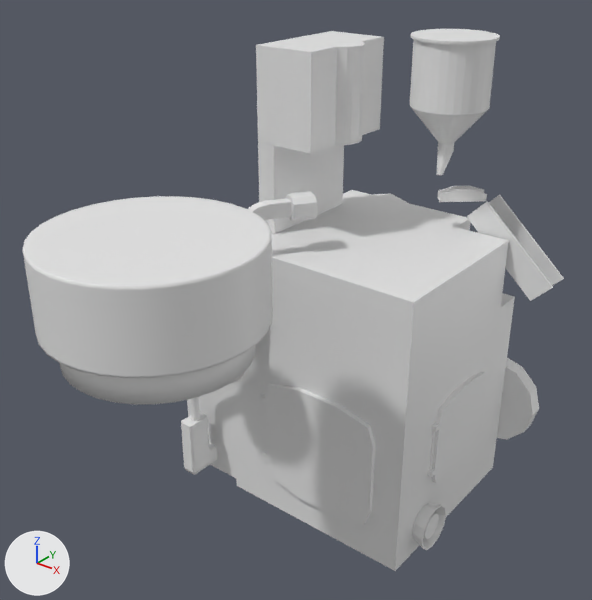
Two versions of the glTF model assets/TablettenpressmaschineAni.gltf, one commit apart.
Camera for both pictures: a 50 mm camera at (3.91, -6.12, 5.63) aimed at (-0.21, -0.97, 2.44). The lights are fixed; the arrows at lower left show +X, +Y and +Z. Where no turn or scale is listed for an object, it has been applied to the vertices.

Objects in the first picture: 'Bestückung', 'Cube', 'Cube.001', 'Cube.002', 'Cylinder', 'Cylinder.005', 'Klappe1', 'Klappe2', 'Körper', 'Rampe', 'Rampe.001', 'Zulauf'.
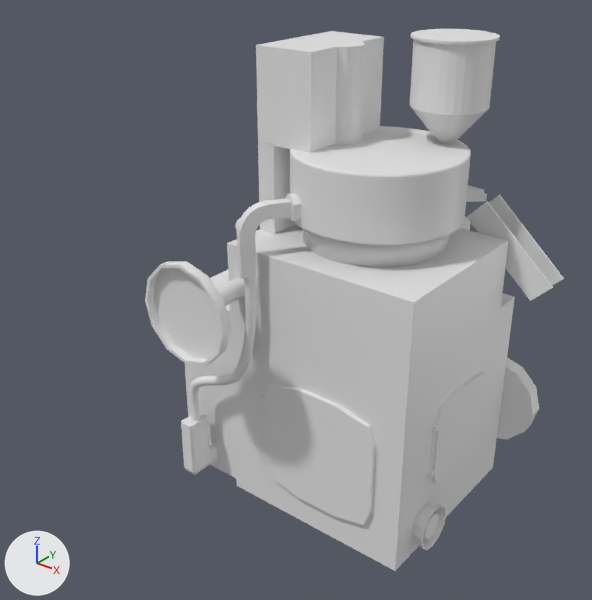
Patch to the scene script:
```diff
--- a/assets/TablettenpressmaschineAni.gltf.py
+++ b/assets/TablettenpressmaschineAni.gltf.py
@@ ob_bestückung @@
 ob_bestückung = bpy.data.objects.new('Bestückung', me_cylinder)
-ob_bestückung.location = (0.0, -2.77, 3.46)
+ob_bestückung.location = (0.0, -0.04, 3.46)
```

What differs and where, as boxes [x1, y1, x2, y2] in the pictures (592 x 600 px):
'Bestückung', moved: before [22, 196, 272, 405]; after [290, 126, 471, 267]
'Cylinder.003', unchanged, uncovered by the edit: after [145, 261, 231, 366]
'Cube.005', unchanged, uncovered by the edit: before [248, 198, 292, 221]; after [237, 198, 292, 279]
'BezierCurve', unchanged, uncovered by the edit: before [189, 371, 246, 421]; after [189, 277, 256, 421]
